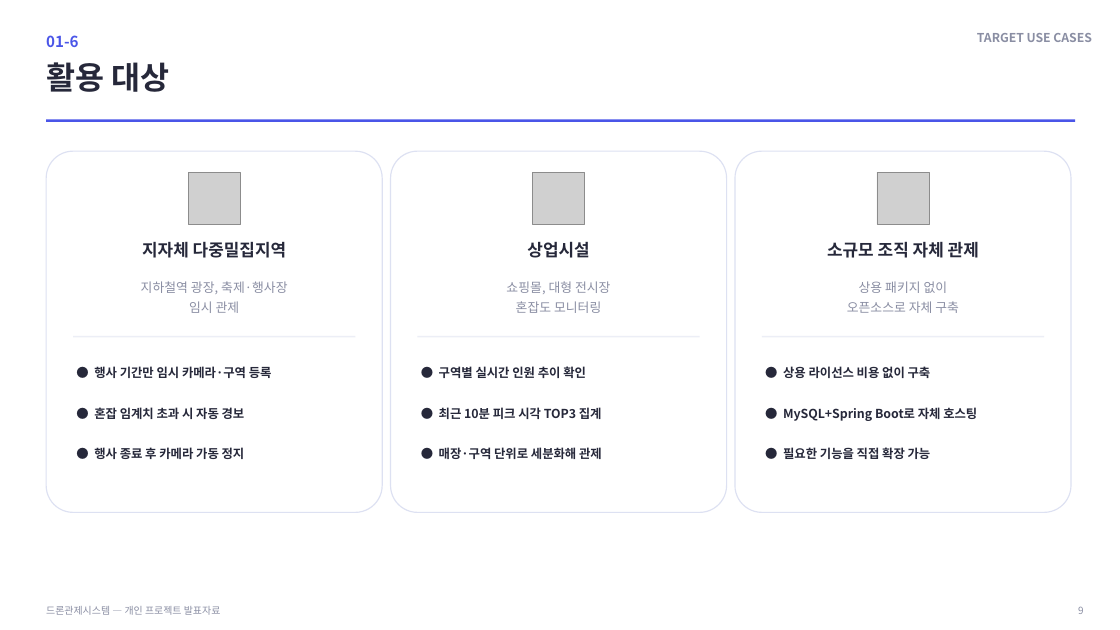
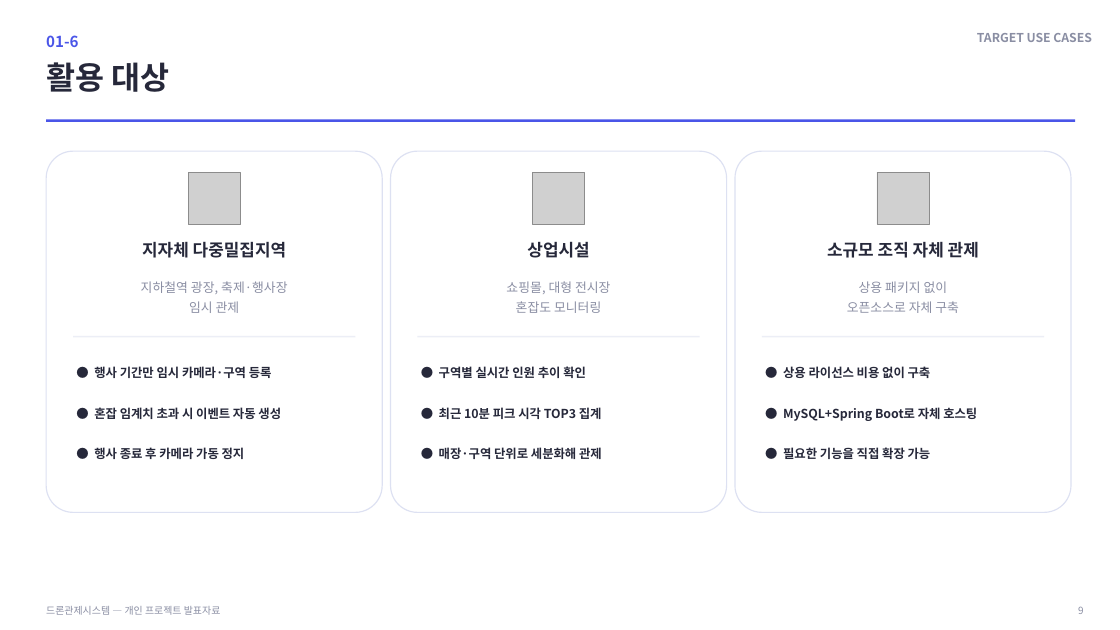
Before and after one commit to rlaeoaud7018/DroneControllSystemApp, a slide deck: slide 9 of 발표자료6.pptx. Drawn at 1120x630 pixels with LibreOffice and Linux fonts; fonts in the diff are those of the drawing; grey boxes stand for pictures; background and template pictures are left out. Boxes give left, top, right and bottom in pixels: in the first picture for what was removed or moved away, otherwise in the second. Text is boxed around its words. In the diff, an @@ line names an element or a change of style, - is before the commit and + after.

```diff
--- a/발표자료6.pptx
+++ b/발표자료6.pptx
@@ text at <box>94,407,281,419</box>: text changed @@
-● 혼잡 임계치 초과 시 자동 경보
+● 혼잡 임계치 초과 시 이벤트 자동 생성
```
Also in this commit, not shown: 8 other slides changed, 8 other files.
